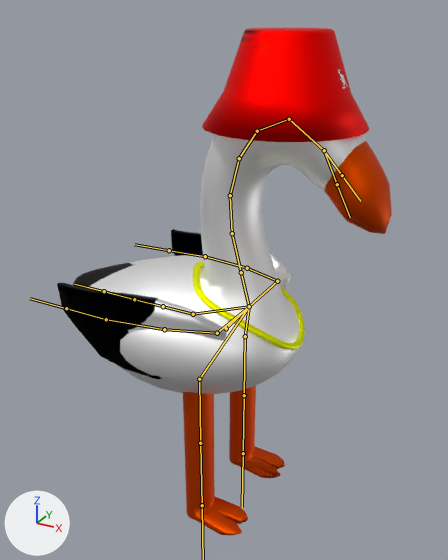
Renders of the FBX model Assets/Prototype/Models/Characters/Stiltz.fbx from each side of a commit.
One viewpoint serves both versions: a camera (50 mm lens) standing at (156.0, -287.0, 293.0) and looking at (-9.0, 14.0, 143.0). Lighting does not change. The marker at lower left points along +X, +Y and +Z. Both versions are drawn at frame 1 of the action 'PinkyArmature|TitlePose_Stiltz'; the numbers are the values there. The bones that bend it are drawn over the model as lines.

In view in the first picture: 'StiltzMesh'.
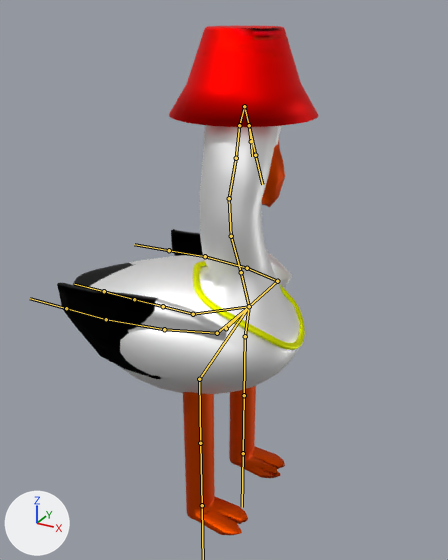
Scene script edits in JSON lines:
```json
{"block": "bone_neck_2", "where": "bone_neck_2 = bpy.data.objects['PinkyArmature'].pose.bones['Neck_2']  # child of 'Neck_1'"}
{"op": "set", "path": "bone_neck_2.rotation_quaternion", "old": "(1.0, 0.0, 0.0, 0.0)", "new": "(0.937, 0.09, 0.339, 0.0)", "note": "degrees (0, 0, 0) -> degrees (13, 39, 5)"}
{"block": "bone_neck_4", "where": "bone_neck_4 = bpy.data.objects['PinkyArmature'].pose.bones['Neck_4']  # child of 'Neck_3'"}
{"op": "set", "path": "bone_neck_4.rotation_quaternion", "old": "(1.0, 0.0, 0.0, 0.0)", "new": "(0.964, -0.065, 0.259, 0.0)", "note": "degrees (0, 0, 0) -> degrees (-8, 30, -2)"}
{"block": "bone_neck_5", "where": "bone_neck_5 = bpy.data.objects['PinkyArmature'].pose.bones['Neck_5']  # child of 'Neck_4'"}
{"op": "set", "path": "bone_neck_5.rotation_quaternion", "old": "(1.0, 0.0, 0.0, 0.0)", "new": "(0.949, -0.174, 0.261, 0.0)", "note": "degrees (0, 0, 0) -> degrees (-22, 30, -6)"}
{"block": "bone_nose_lower", "where": "bone_nose_lower = bpy.data.objects['PinkyArmature'].pose.bones['Nose_Lower']  # child of 'Head'"}
{"op": "set", "path": "bone_nose_lower.rotation_quaternion", "old": "(1.0, 0.0, 0.0, 0.0)", "new": "(0.91, 0.282, -0.063, -0.297)", "note": "degrees (0, 0, 0) -> degrees (33, 3, -35)"}
```

Location of each change, (x1, y1, x2, y2) in pixels of the pictures (448 x 560 px):
```json
{"object": "StiltzMesh", "change": "posed", "before": [57, 28, 392, 535], "after": [57, 26, 318, 535], "on screen": "22% narrower"}
{"bone": "Neck_2", "before": "(241, 272) to (232, 233)", "after": "(241, 272) to (231, 236)"}
{"bone": "Neck_4", "before": "(230, 195) to (239, 158)", "after": "(229, 198) to (236, 158)"}
{"bone": "Neck_5", "before": "(239, 158) to (257, 131)", "after": "(236, 158) to (239, 125)"}
{"bone": "Nose_Lower", "before": "(324, 150) to (337, 184)", "after": "(249, 125) to (255, 155)"}
```
